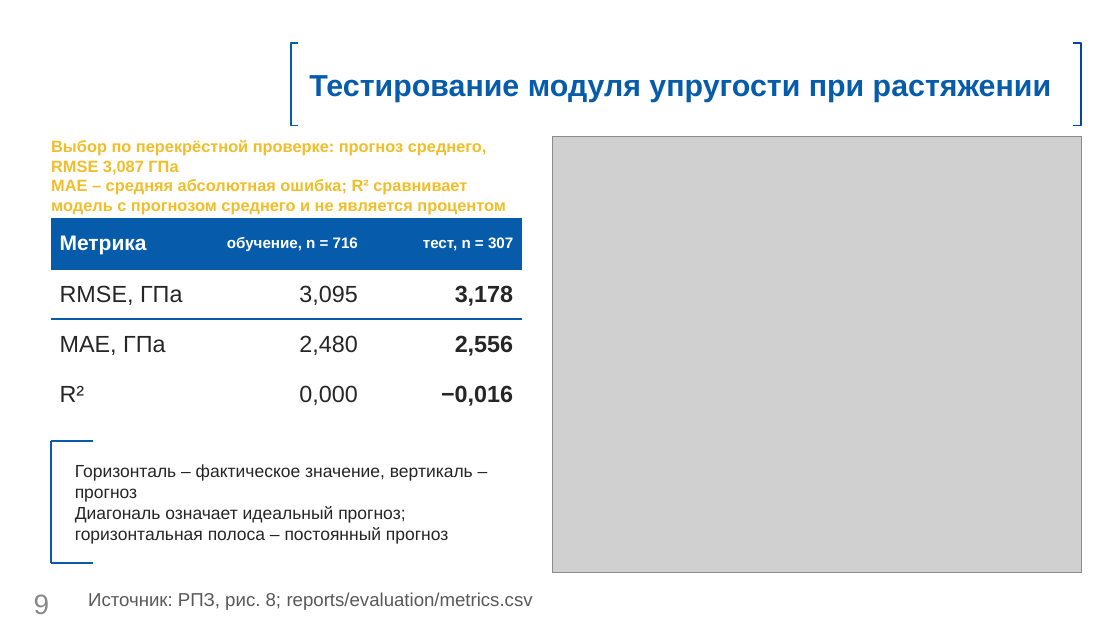
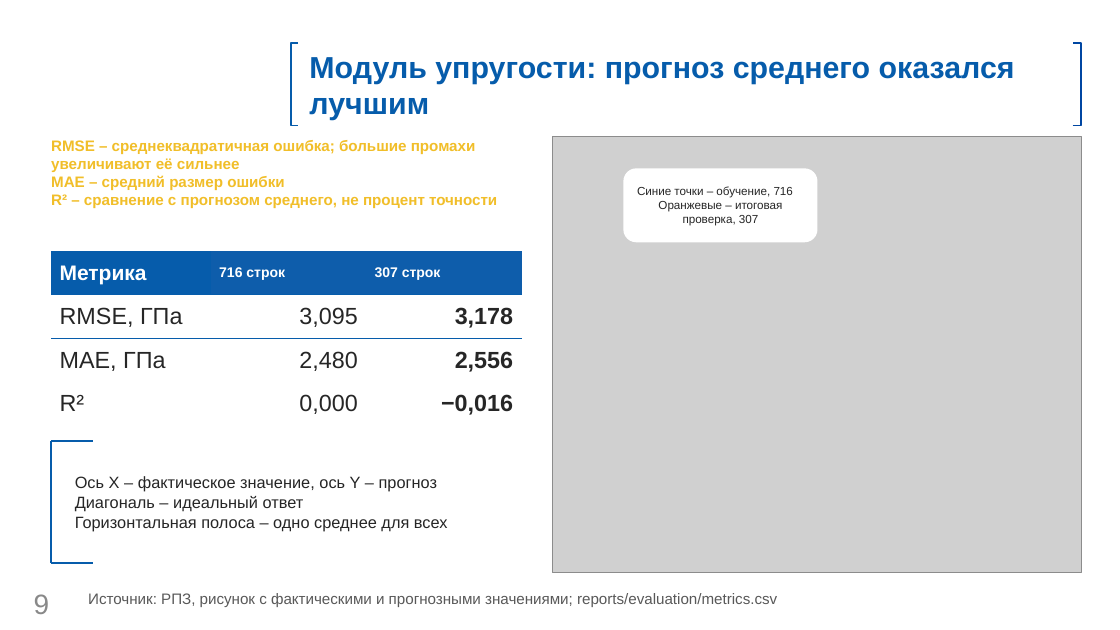
Before and after one commit to fpvcstep/composites-property-prediction, a slide deck: slide 9 of presentation/Презентация.pptx. Drawn at 1120x630 pixels with LibreOffice and Linux fonts; fonts in the diff are those of the drawing; grey boxes stand for pictures; background and template pictures are left out. Boxes give left, top, right and bottom in pixels: in the first picture for what was removed or moved away, otherwise in the second. Text is boxed around its words. In the diff, an @@ line names an element or a change of style, - is before the commit and + after.

```diff
--- a/presentation/Презентация.pptx
+++ b/presentation/Презентация.pptx
@@ text in rectangle at <box>309,57,1015,120</box>: text changed @@
-Тестирование модуля упругости при растяжении
+Модуль упругости: прогноз среднего оказался лучшим
@@ text at <box>51,140,497,208</box>: text changed; size 14 to 13 pt @@
-Выбор по перекрёстной проверке: прогноз среднего, RMSE 3,087 ГПа
-MAE – средняя абсолютная ошибка; R² сравнивает модель с прогнозом среднего и не является процентом точности
+RMSE – среднеквадратичная ошибка; большие промахи увеличивают её сильнее
+MAE – средний размер ошибки
+R² – сравнение с прогнозом среднего, не процент точности
@@ rounded rectangle added at <box>624,169,817,241</box>, fill #FFFFFF, outline #FFFFFF 1.4 pt, 10 pt, text #262626 @@
+Синие точки – обучение, 716
+Оранжевые – итоговая проверка, 307
@@ table at <box>51,251,522,426</box> @@
-row 1, column 2: обучение, n = 716
+row 1, column 2: 716 строк
-row 1, column 3: тест, n = 307
+row 1, column 3: 307 строк
@@ fill #065CAB to #0E5DAB in 2 cells @@
@@ table: place and size @@
-table at <box>51,218,522,420</box>
+table at <box>51,251,522,426</box>
@@ text at <box>75,476,448,531</box>: text changed; size 15 to 14 pt @@
-Горизонталь – фактическое значение, вертикаль – прогноз
-Диагональ означает идеальный прогноз; горизонтальная полоса – постоянный прогноз
+Ось X – фактическое значение, ось Y – прогноз
+Диагональ – идеальный ответ
+Горизонтальная полоса – одно среднее для всех
@@ text at <box>88,593,777,607</box>: text changed; size 16 to 13 pt @@
-Источник: РПЗ, рис. 8; reports/evaluation/metrics.csv
+Источник: РПЗ, рисунок с фактическими и прогнозными значениями; reports/evaluation/metrics.csv
```
Also in this commit, not shown: 10 other slides changed, 3 slides added, 3 slides removed, 4 other files.
